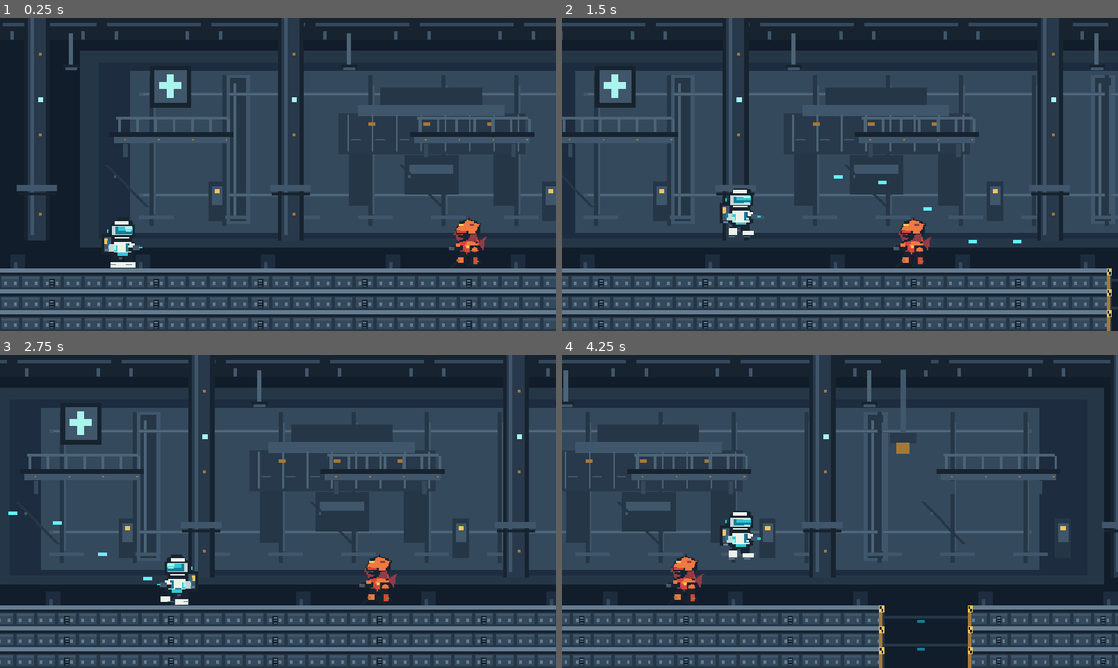
Above: before the commit, frames 1-4 (two rows, left to right).
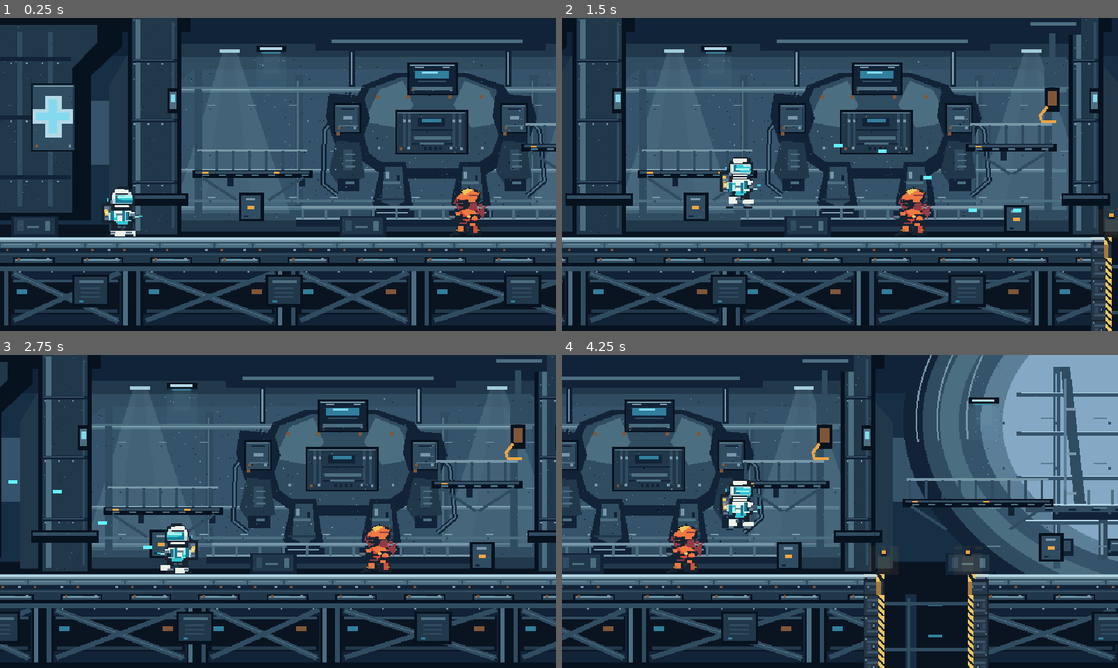
Above: after the commit, the same moments.

Repository: immorcoding/hundouluo
Game: Godot game, scene res://scenes/level.tscn
Same seed, same stepped clock (60 frames per second), same inputs: the game is played once before the commit and once after it.
Inputs (mouse positions are in pixels of both pictures, inside the frame that each line leads up to):
- Up to frame 1 (0.25 s): no input
- Up to frame 2 (1.5 s): tap Enter at 0.5 s; move the mouse to (962, 158) at 0.52 s; hold J (shoot) 0.53-1.28 s; hold D (move_right) from 0.53 s (still down); click (962, 158) at 0.67 s; tap Space (jump) at 0.77, 0.8, 1.07, 1.35 s; move the mouse to (728, 190) at 1.27 s
- Up to frame 3 (2.75 s): tap Space (jump) at 1.52, 1.82, 2.3 s; tap J (shoot) at 1.55 s; move the mouse to (333, 442) at 2.02 s; release D (move_right) at 2.03 s; hold A (move_left) from 2.03 s (still down); hold J (shoot) from 2.03 s (still down)
- Up to frame 4 (4.25 s): move the mouse to (812, 574) at 2.77 s; release A (move_left) at 2.78 s; release J (shoot) at 2.78 s; hold D (move_right) from 2.78 s (still down); tap J (shoot) at 2.85 s; click (812, 574) at 2.92 s; tap Space (jump) at 3.02, 3.32, 3.6, 3.77, 4.07 s; move the mouse to (1006, 558) at 3.52 s

The runs differ from the first frame. In frame 1, 59% of the frame differs, in the area x 0-100%, y 0-100%; in frame 2, 58%; in frame 3, 58%; in frame 4, 64%.

Commit message:
Rework rescue hangar art direction after review (#22)

Diff:
--- a/assets/pixel/atlas.json
+++ b/assets/pixel/atlas.json
@@ -149,7 +149,7 @@
       24
     ],
     "layout": {
-      "columns": 10,
+      "columns": 13,
       "rows": 1,
       "margin": 0,
       "separation": 0
@@ -164,7 +164,10 @@
       "repair": 6,
       "rescue_sign": 7,
       "beacon_off": 8,
-      "beacon_on": 9
+      "beacon_on": 9,
+      "floor_sub": 10,
+      "gap_wall_left": 11,
+      "gap_wall_right": 12
     },
     "animations": {
       "beacon": [
--- a/scenes/level.tscn
+++ b/scenes/level.tscn
@@ -6,12 +6,13 @@
 [ext_resource type="Texture2D" path="res://assets/pixel/hangar_mid.png" id="4"]
 [ext_resource type="Texture2D" path="res://assets/pixel/mechanical_soldier.png" id="5"]
 [ext_resource type="Texture2D" path="res://assets/pixel/defense_mech.png" id="6"]
+[ext_resource type="Texture2D" path="res://assets/pixel/hangar_deck.png" id="7"]
 
 [sub_resource type="RectangleShape2D" id="LeftGround"]
-size = Vector2(768, 72)
+size = Vector2(768, 108)
 
 [sub_resource type="RectangleShape2D" id="RightGround"]
-size = Vector2(576, 72)
+size = Vector2(576, 108)
 
 [node name="Level" type="Node2D"]
 script = ExtResource("1")
@@ -22,7 +23,7 @@
 texture = ExtResource("3")
 
 [node name="HangarMid" type="Sprite2D" parent="."]
-position = Vector2(720, 144)
+position = Vector2(720, 180)
 texture_filter = 1
 texture = ExtResource("4")
 
@@ -33,7 +34,7 @@
 collision_mask = 0
 
 [node name="CollisionShape2D" type="CollisionShape2D" parent="Ground/Left"]
-position = Vector2(384, 324)
+position = Vector2(384, 306)
 shape = SubResource("LeftGround")
 
 [node name="Right" type="StaticBody2D" parent="Ground"]
@@ -41,21 +42,23 @@
 collision_mask = 0
 
 [node name="CollisionShape2D" type="CollisionShape2D" parent="Ground/Right"]
-position = Vector2(1152, 324)
+position = Vector2(1152, 306)
 shape = SubResource("RightGround")
+
+[node name="Deck" type="Node2D" parent="Ground"]
 
 [node name="Tiles" type="Node2D" parent="Ground"]
 
 [node name="ArtSamples" type="Node2D" parent="."]
 
 [node name="MechanicalSoldier" type="Sprite2D" parent="ArtSamples"]
-position = Vector2(538, 258)
+position = Vector2(538, 222)
 texture_filter = 1
 texture = ExtResource("5")
 hframes = 7
 
 [node name="DefenseMech" type="Sprite2D" parent="ArtSamples"]
-position = Vector2(1112, 243)
+position = Vector2(1112, 207)
 texture_filter = 1
 texture = ExtResource("6")
 hframes = 6
--- a/scripts/level.gd
+++ b/scripts/level.gd
@@ -1,6 +1,7 @@
 extends Node2D
 
 const TILES := preload("res://assets/pixel/base_tiles.png")
+const DECK := preload("res://assets/pixel/hangar_deck.png")
 
 
 func _ready() -> void:
@@ -9,20 +10,25 @@
 	var right := _solid_span($Ground/Right as StaticBody2D)
 	var ground_y := _ground_top($Ground/Left as StaticBody2D)
 	for span in [left, right]:
-		for x in range(span.x, span.y, 24):
-			for y in range(ground_y, 360, 24):
-				var tile := Sprite2D.new()
-				tile.texture = TILES
-				tile.texture_filter = CanvasItem.TEXTURE_FILTER_NEAREST
-				tile.hframes = 10
-				if x == left.y - 24:
-					tile.frame = 2
-				elif x == right.x:
-					tile.frame = 3
-				else:
-					tile.frame = 1 if x % 120 == 48 else 0
-				tile.position = Vector2(x + 12, y + 12)
-				$Ground/Tiles.add_child(tile)
+		var deck := Sprite2D.new()
+		deck.texture = DECK
+		deck.texture_filter = CanvasItem.TEXTURE_FILTER_NEAREST
+		deck.region_enabled = true
+		deck.region_rect = Rect2(span.x, 0, span.y - span.x, 108)
+		deck.position = Vector2((span.x + span.y) / 2.0, ground_y + 54)
+		$Ground/Deck.add_child(deck)
+		var edge_x := left.y - 24 if span == left else right.x
+		for y in range(ground_y, 360, 24):
+			var tile := Sprite2D.new()
+			tile.texture = TILES
+			tile.texture_filter = CanvasItem.TEXTURE_FILTER_NEAREST
+			tile.hframes = 13
+			if span == left:
+				tile.frame = 2 if y == ground_y else 11
+			else:
+				tile.frame = 3 if y == ground_y else 12
+			tile.position = Vector2(edge_x + 12, y + 12)
+			$Ground/Tiles.add_child(tile)
 	var operative := $Operative/Operative as CharacterBody2D
 	operative.position = Vector2(140, ground_y)
 	$Camera2D.position = Vector2(320, 180)
--- a/tests/hangar_play_smoke.gd
+++ b/tests/hangar_play_smoke.gd
@@ -23,17 +23,17 @@
 	Input.action_release("move_right")
 	Input.action_release("jump")
 	Input.action_release("shoot")
-	if actor.position.x <= start_x or actor.position.y >= 288:
+	if actor.position.x <= start_x or actor.position.y >= 252:
 		_fail("operative cannot move and jump in the art acceptance scene")
 		return
 	if level.get_node("Projectiles").get_child_count() == 0:
 		_fail("operative cannot shoot in the art acceptance scene")
 		return
-	actor.position = Vector2(816, 260)
+	actor.position = Vector2(816, 224)
 	actor.velocity = Vector2.ZERO
 	for tick in 17:
 		await physics_frame
-	if actor.position.y <= 288:
+	if actor.position.y <= 252:
 		_fail("painted gap has an invisible floor")
 		return
 	print("PASS: hangar scene supports run/jump/fire and its visible gap is open")
--- a/tests/hangar_scene_smoke.gd
+++ b/tests/hangar_scene_smoke.gd
@@ -26,7 +26,7 @@
 	for segment in [left, right]:
 		var shape := segment.get_node("CollisionShape2D") as CollisionShape2D
 		var rect := shape.shape as RectangleShape2D
-		if rect == null or shape.global_position.y - rect.size.y / 2.0 != 288.0:
+		if rect == null or shape.global_position.y - rect.size.y / 2.0 != 252.0:
 			_fail("ground visuals and collision top must agree")
 			return
 	if left.get_node("CollisionShape2D").global_position.x + 384.0 != 768.0:
@@ -35,8 +35,17 @@
 	if right.get_node("CollisionShape2D").global_position.x - 288.0 != 864.0:
 		_fail("right edge does not begin at the visible landing")
 		return
-	if level.get_node("Ground/Tiles").get_child_count() != 168:
-		_fail("floor tiles must exactly cover both solid segments, not the gap")
+	if level.get_node("Ground/Tiles").get_child_count() != 10:
+		_fail("warning tiles must cover only the two real gap walls")
+		return
+	if level.get_node("Ground/Deck").get_child_count() != 2:
+		_fail("each collider must crop its own solid deck")
+		return
+	var regions: Array[Rect2] = []
+	for section in level.get_node("Ground/Deck").get_children():
+		regions.append(section.region_rect)
+	if regions != [Rect2(0, 0, 768, 108), Rect2(864, 0, 576, 108)]:
+		_fail("painted deck regions do not match solid colliders and empty gap")
 		return
 	# Editing an exposed scene collider must also reposition its painted floor.
 	var shifted := (load("res://scenes/level.tscn") as PackedScene).instantiate()
@@ -44,14 +53,18 @@
 	root.add_child(shifted)
 	var has_shifted_tile := false
 	for tile in shifted.get_node("Ground/Tiles").get_children():
-		if tile.position == Vector2(876, 300):
+		if tile.position == Vector2(876, 264):
 			_fail("visible floor remained at the old right collider edge")
 			return
-		if tile.position == Vector2(900, 300) and tile.frame == 3:
+		if tile.position == Vector2(900, 264) and tile.frame == 3:
 			has_shifted_tile = true
 			break
 	if not has_shifted_tile:
 		_fail("editing the right collider did not move its visible landing")
+		return
+	var shifted_deck := shifted.get_node("Ground/Deck").get_child(1) as Sprite2D
+	if shifted_deck.region_rect != Rect2(888, 0, 576, 108) or shifted_deck.position.x != 1176.0:
+		_fail("editing the right collider did not move its continuous deck")
 		return
 	print("PASS: 640x360 hangar layers and gap visuals match terrain collision")
 	quit(0)
--- a/tools/capture_hangar.gd
+++ b/tools/capture_hangar.gd
@@ -11,8 +11,9 @@
 	root.add_child(level)
 	var actor := level.get_node("Operative/Operative") as CharacterBody2D
 	for shot in [{"x": 310.0, "file": "hangar-godot-combat.png"},
-			{"x": 690.0, "file": "hangar-godot-gap.png"}]:
-		actor.position = Vector2(shot.x, 288)
+			{"x": 690.0, "file": "hangar-godot-gap.png"},
+			{"x": 970.0, "file": "hangar-godot-mech.png"}]:
+		actor.position = Vector2(shot.x, 252)
 		actor.velocity = Vector2.ZERO
 		await process_frame
 		await process_frame
@@ -23,4 +24,23 @@
 			quit(1)
 			return
 		print("Captured actual Godot viewport: ", path)
+	actor.position = Vector2(705, 252)
+	actor.velocity = Vector2.ZERO
+	for tick in 3:
+		await physics_frame
+	Input.action_press("move_right")
+	Input.action_press("jump")
+	Input.action_press("shoot")
+	for tick in 12:
+		await physics_frame
+	Input.action_release("move_right")
+	Input.action_release("jump")
+	Input.action_release("shoot")
+	await process_frame
+	var action_path := "res://docs/art/hangar-godot-action.png"
+	if root.get_texture().get_image().save_png(action_path) != OK:
+		push_error("Could not capture Godot action viewport")
+		quit(1)
+		return
+	print("Captured actual Godot action viewport: ", action_path)
 	quit(0)
Binary file changed: assets/pixel/base_tiles.png
Binary file changed: assets/pixel/defense_mech.png
Binary file added: assets/pixel/hangar_deck.png
Not shown, added: assets/pixel/hangar_deck.png.import
Binary file changed: assets/pixel/hangar_far.png
Binary file changed: assets/pixel/hangar_mid.png
Binary file changed: assets/pixel/mechanical_soldier.png
Binary file changed: assets/pixel/operative.png
Binary file changed: docs/art/base_tiles-frames-3x.png
Binary file changed: docs/art/defense_mech-frames-3x.png
Binary file added: docs/art/hangar-godot-action.png
Binary file changed: docs/art/hangar-godot-combat.png
(and 12 more such lines)
